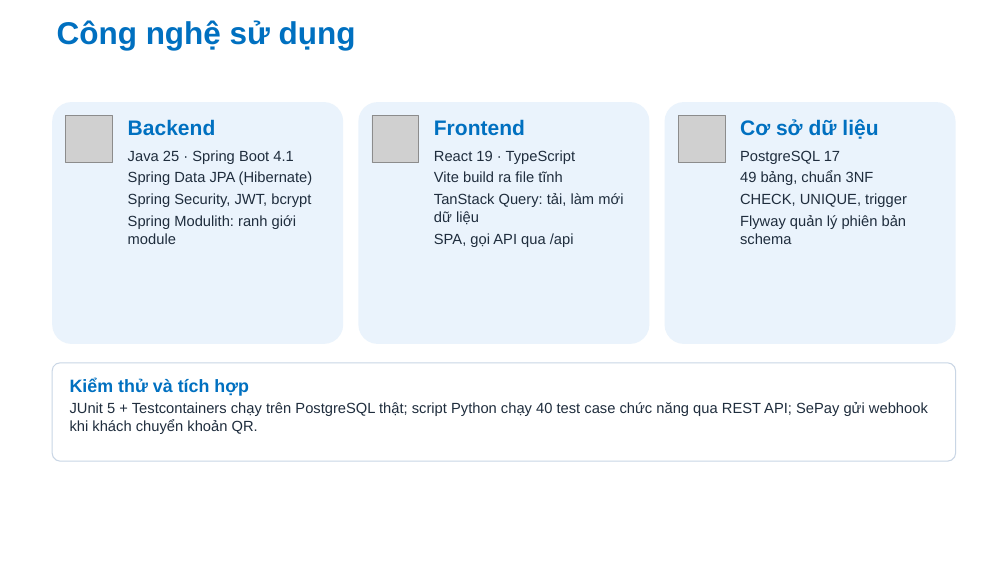
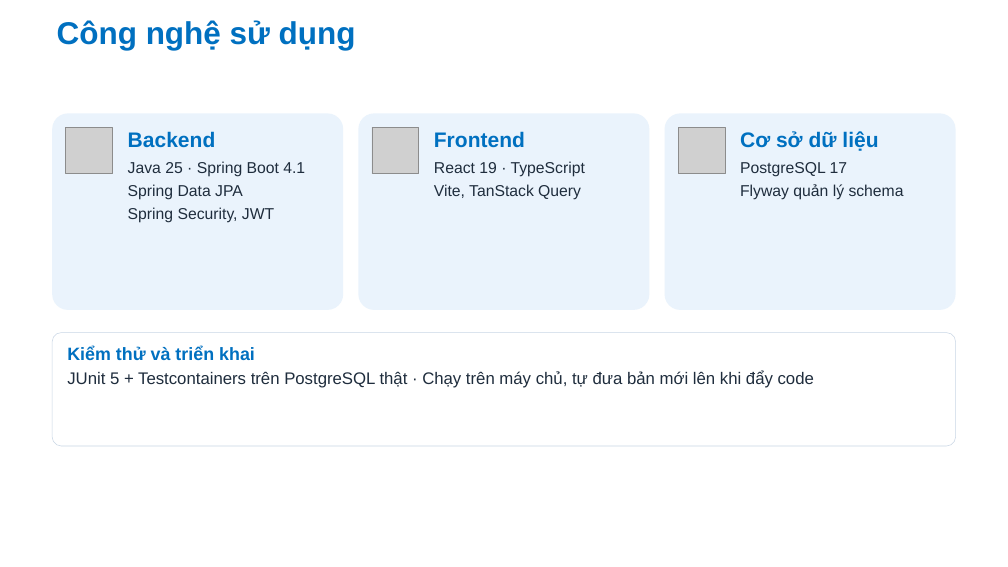
Before and after one commit to Anpham120/restaurant-management-system, a slide deck: slide 5 of docs/bao-cao-ltnc/Slide_LapTrinhNangCao_AtlasRestaurant.pptx (slide 3 before the commit). Drawn at 1008x567 pixels with LibreOffice and Linux fonts; fonts in the diff are those of the drawing; grey boxes stand for pictures; background and template pictures are left out. Boxes give left, top, right and bottom in pixels: in the first picture for what was removed or moved away, otherwise in the second. Text is boxed around its words. In the diff, an @@ line names an element or a change of style, - is before the commit and + after.

```diff
--- a/docs/bao-cao-ltnc/Slide_LapTrinhNangCao_AtlasRestaurant.pptx
+++ b/docs/bao-cao-ltnc/Slide_LapTrinhNangCao_AtlasRestaurant.pptx
@@ rounded rectangle: place and size @@
-rounded rectangle at (52,102,343,344)
+rounded rectangle at (52,113,343,310)
@@ rounded rectangle: place and size @@
-rounded rectangle at (358,102,650,344)
+rounded rectangle at (358,113,650,310)
@@ rounded rectangle: place and size @@
-rounded rectangle at (665,102,956,344)
+rounded rectangle at (665,113,956,310)
@@ text "Backend": place and size @@
-text "Backend" at (128,119,313,244)
+text "Backend" at (128,131,305,223)
@@ text "Frontend": place and size @@
-text "Frontend" at (434,119,623,247)
+text "Frontend" at (434,131,585,200)
@@ 3 pictures: place and size @@
-3 pictures at (66,116,725,163)
+3 pictures at (66,127,725,174)
@@ text "Cơ sở dữ liệu": place and size @@
-text "Cơ sở dữ liệu" at (740,119,907,244)
+text "Cơ sở dữ liệu" at (740,131,904,200)
@@ text at (128,161,305,177): size 14 to 15 pt in "Java 25 · Spring Boot 4.1" @@
@@ text at (434,161,585,177): size 14 to 15 pt in "React 19 · TypeScript" @@
@@ text at (740,162,848,177): size 14 to 15 pt in "PostgreSQL 17" @@
@@ text at (128,184,274,223): text changed; size 14 to 15 pt @@
-Spring Data JPA (Hibernate)
-Spring Security, JWT, bcrypt
-Spring Modulith: ranh giới module
+Spring Data JPA
+Spring Security, JWT
@@ text at (434,184,581,200): text changed; size 14 to 15 pt @@
-Vite build ra file tĩnh
-TanStack Query: tải, làm mới dữ liệu
-SPA, gọi API qua /api
+Vite, TanStack Query
@@ text at (740,184,904,200): text changed; size 14 to 15 pt @@
-49 bảng, chuẩn 3NF
-CHECK, UNIQUE, trigger
-Flyway quản lý phiên bản schema
+Flyway quản lý schema
@@ rounded rectangle: place and size @@
-rounded rectangle at (52,363,956,461)
+rounded rectangle at (52,333,956,446)
@@ rounded rectangle at (52,333,956,446): outline #C9D6E5 1 pt to #C9D6E5 0.5 pt @@
@@ text at (67,346,814,388): text changed; size 14 to 16 pt @@
-Kiểm thử và tích hợp
-JUnit 5 + Testcontainers chạy trên PostgreSQL thật; script Python chạy 40 test case chức năng qua REST API; SePay gửi webhook khi khách chuyển khoản QR.
+Kiểm thử và triển khai
+JUnit 5 + Testcontainers trên PostgreSQL thật · Chạy trên máy chủ, tự đưa bản mới lên khi đẩy code
```
Also in this commit, not shown: 4 other slides changed, 2 slides added, 4 slides removed, 1 other file.
